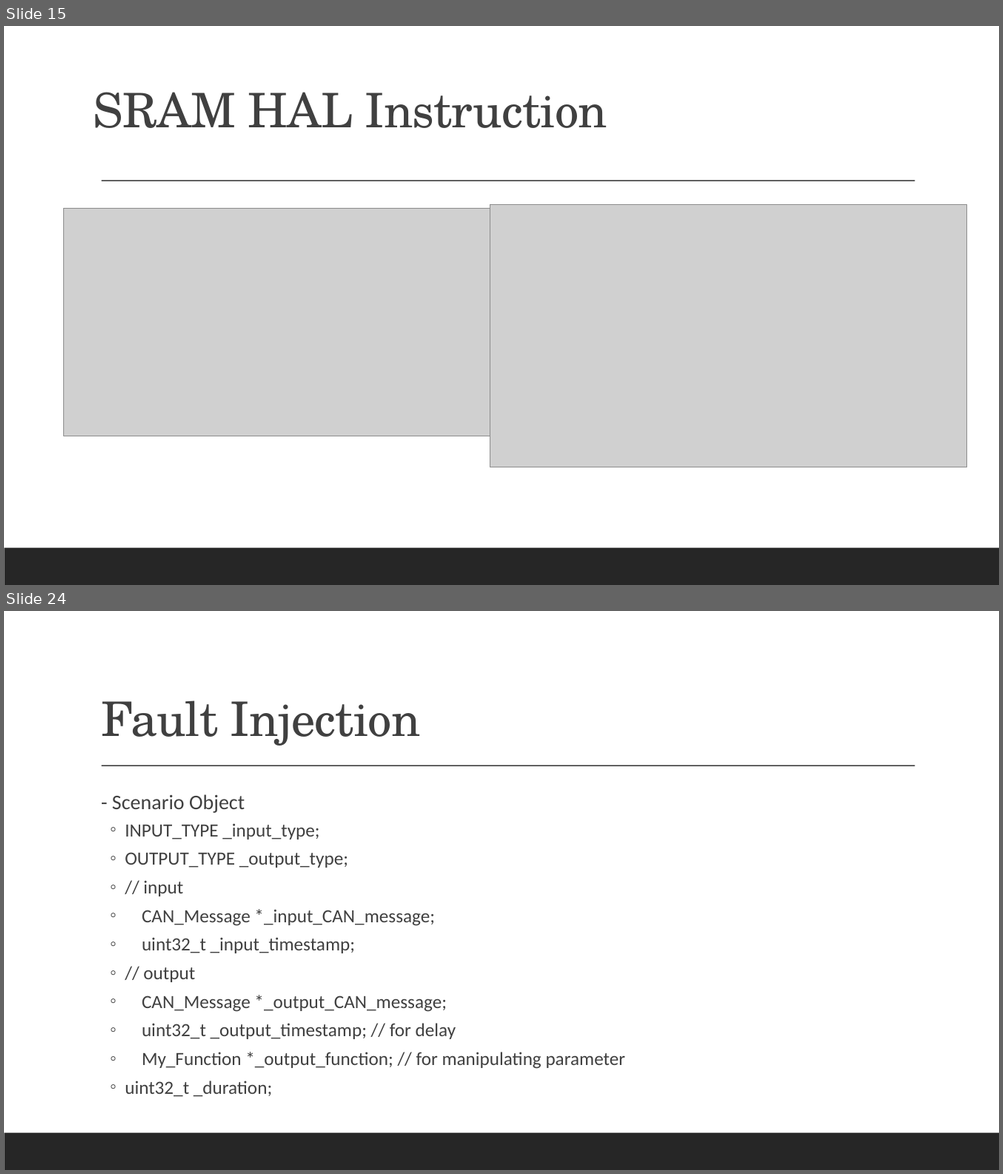
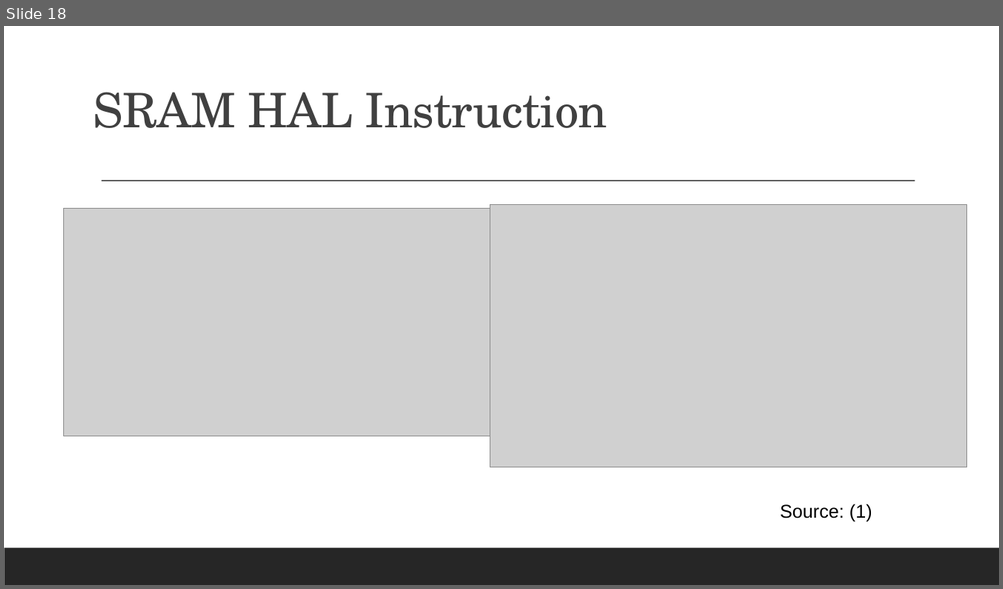
Before and after one commit to meomotminh/CAN-HAL, a slide deck: Thesis Present/PPT/Workshop 3 Presentation.odp. Shown one above the other, each under a label of ours: slides 15 and 24 before the commit, slide 18 after it; the slides between them are not shown. The pictures are 1003x1174 and 1003x589 pixels, drawn with LibreOffice and Linux fonts; fonts in the diff are those of the drawing; grey boxes stand for pictures. Boxes give left, top, right and bottom in pixels: in the first picture for what was removed or moved away, otherwise in the second. Text is boxed around its words. In the diff, an @@ line names an element or a change of style, - is before the commit and + after.

Commit message:
ppt + fault demo

```diff
--- a/Thesis Present/PPT/Workshop 3 Presentation.odp
+++ b/Thesis Present/PPT/Workshop 3 Presentation.odp
@@ slide 24 removed at <box>4,611,999,1170</box>, background #FFFFFF; not listed: 2 template elements that a slide beside it also shows @@
@@ title removed at <box>101,701,421,746</box> @@
-Fault Injection
@@ text removed at <box>112,795,626,1097</box> @@
-  - Scenario Object
-  ◦ INPUT_TYPE _input_type;
-  ◦ OUTPUT_TYPE _output_type;
-  ◦ // input
-  ◦ CAN_Message *_input_CAN_message;
-  ◦ uint32_t _input_timestamp;
-  ◦ // output
-  ◦ CAN_Message *_output_CAN_message;
-  ◦ uint32_t _output_timestamp; // for delay
-  ◦ My_Function *_output_function; // for manipulating parameter
-  ◦ uint32_t _duration;
@@ what was slide 15 is now slide 18 @@
@@ slide 18 changed as well @@
@@ text added at <box>780,504,872,522</box>, 18 pt, text #000000 @@
+Source: (1)
```
Also in this commit, not shown: 9 other slides changed, 12 slides added, 13 other slides removed, 7 other files.
